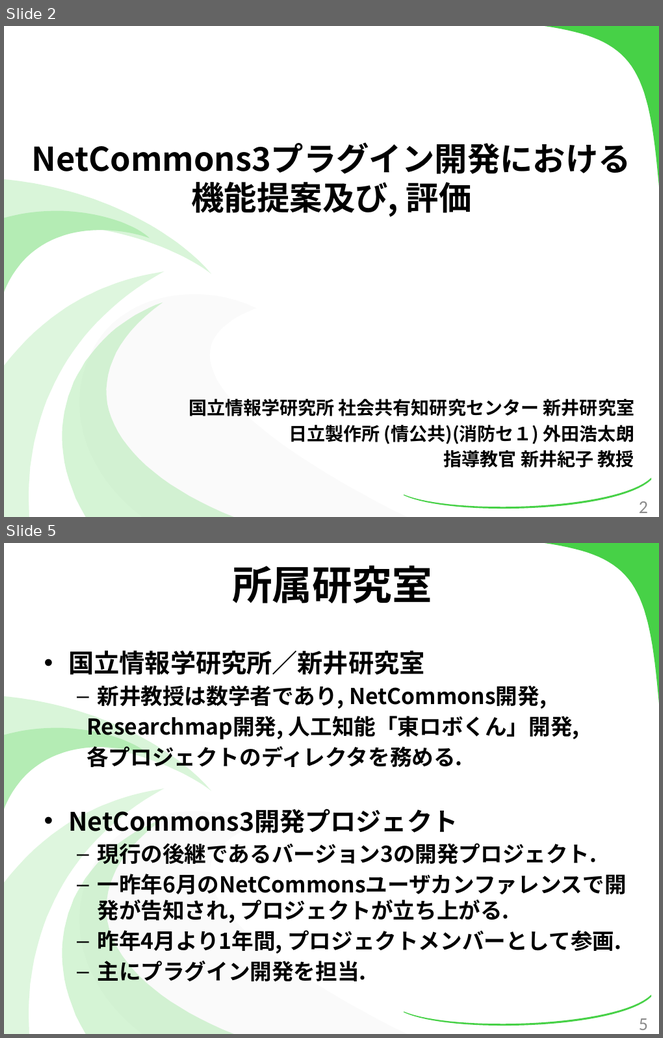
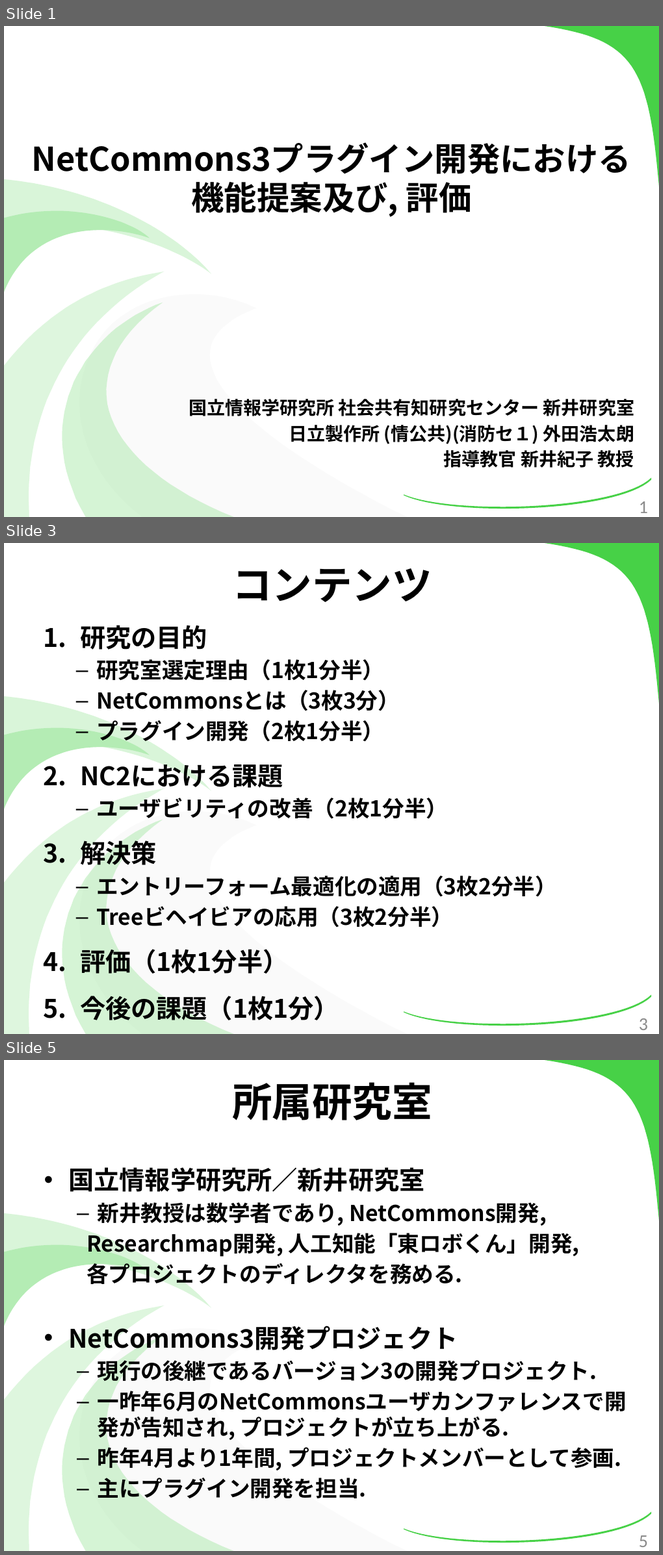
Before and after one commit to kotaro0717/Report-Management, a slide deck: 2.最終報告/3.発表資料/報告資料(最終).pptx. Shown one above the other, each under a label of ours: slides 2 and 5 before the commit, slides 1, 3 and 5 after it; the slides between them are not shown. The pictures are 663x1038 and 663x1555 pixels, drawn with LibreOffice and Linux fonts; fonts in the diff are those of the drawing. Boxes give left, top, right and bottom in pixels: in the first picture for what was removed or moved away, otherwise in the second. Text is boxed around its words. In the diff, an @@ line names an element or a change of style, - is before the commit and + after.

```diff
--- a/2.最終報告/3.発表資料/報告資料(最終).pptx
+++ b/2.最終報告/3.発表資料/報告資料(最終).pptx
@@ slide 3 added at (x1=4, y1=543, x2=659, y2=1034), background #FFFFFF; not listed: 8 template elements that a slide beside it also shows @@
@@ title added at (x1=232, y1=568, x2=432, y2=602), 44 pt, text #000000, bold @@
+コンテンツ
@@ text added at (x1=80, y1=625, x2=557, y2=1021), 24 pt, text #000000, bold @@
+1. 研究の目的
+  – 研究室選定理由（1枚1分半）
+  – NetCommonsとは（3枚3分）
+  – プラグイン開発（2枚1分半）
+2. NC2における課題
+  – ユーザビリティの改善（2枚1分半）
+3. 解決策
+  – エントリーフォーム最適化の適用（3枚2分半）
+  – Treeビヘイビアの応用（3枚2分半）
+4. 評価（1枚1分半）
+5. 今後の課題（1枚1分）
@@ what was slide 2 is now slide 1 @@
@@ page number at (x1=639, y1=502, x2=648, y2=514): text changed @@
-2
+1
```
Also in this commit, not shown: 3 slides changed, 3 slides removed, 1 other file.
